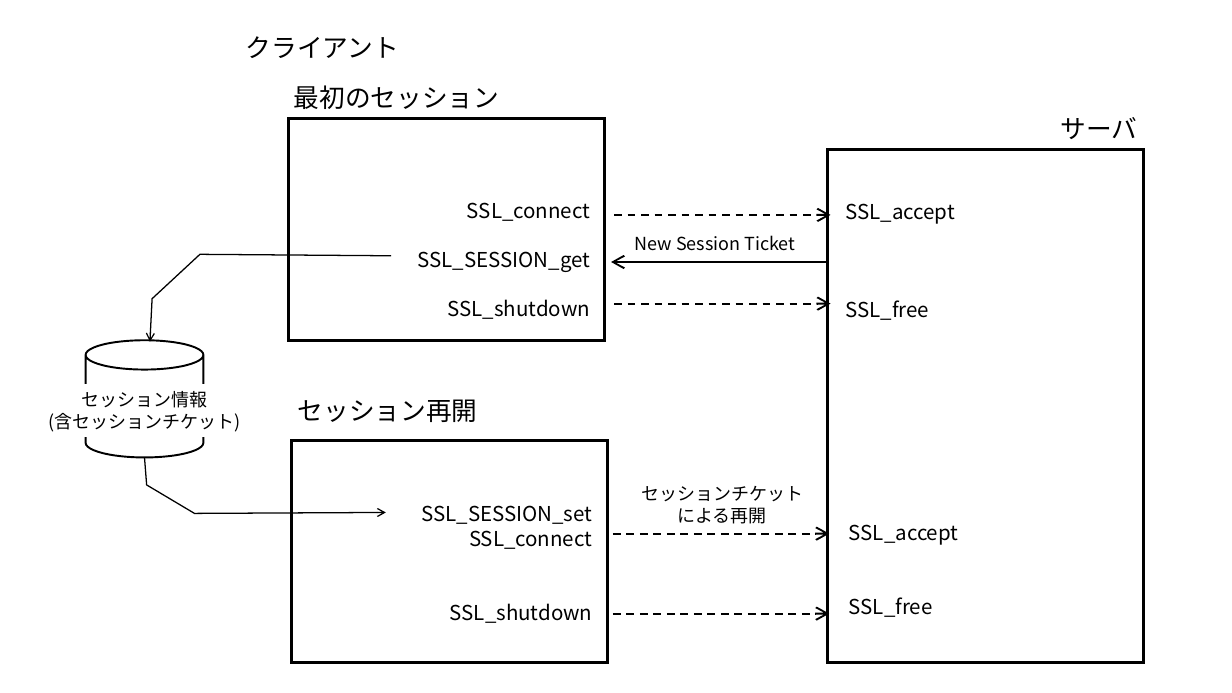
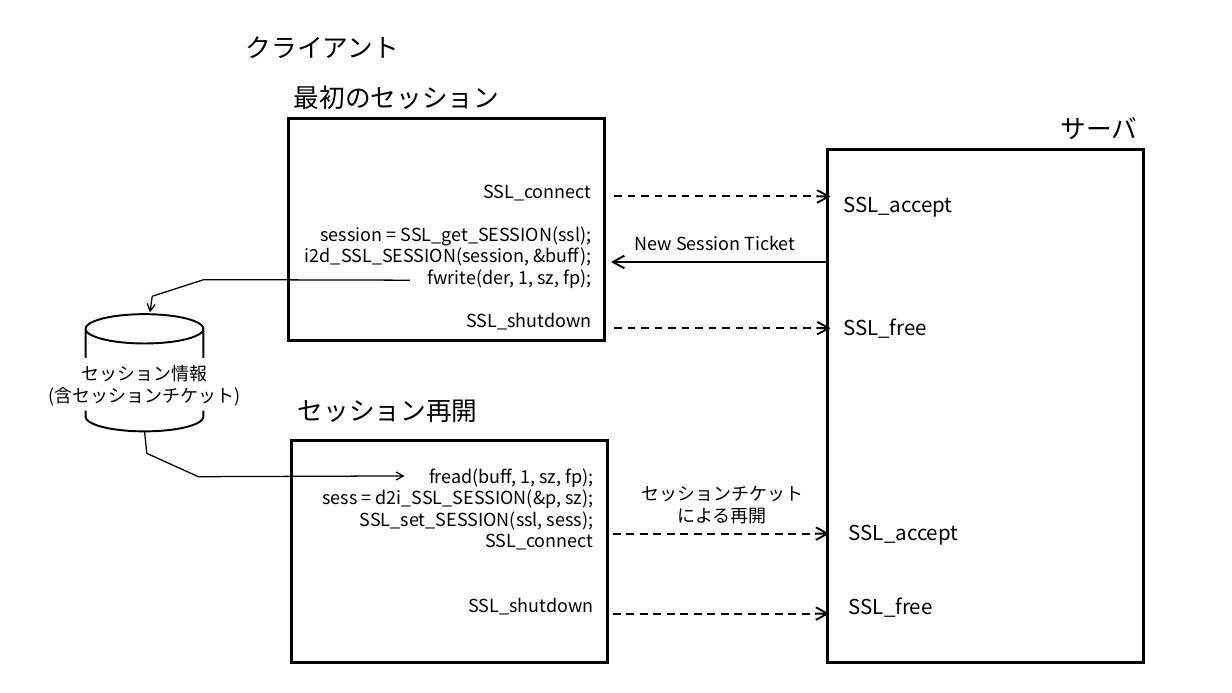
Before and after one commit to kojo1/TLSbook-en, a slide deck: slide 5 of Part2.Programming/Chapter6.TLSProtocol/Chapter6.Fig.pptx. Drawn at 1232x693 pixels with LibreOffice and Linux fonts; fonts in the diff are those of the drawing. Boxes give left, top, right and bottom in pixels: in the first picture for what was removed or moved away, otherwise in the second. Text is boxed around its words. In the diff, an @@ line names an element or a change of style, - is before the commit and + after.

```diff
--- a/Part2.Programming/Chapter6.TLSProtocol/Chapter6.Fig.pptx
+++ b/Part2.Programming/Chapter6.TLSProtocol/Chapter6.Fig.pptx
@@ text "SSL_connect": place and size @@
-text "SSL_connect" at (418,202,590,319)
+text "SSL_connect" at (305,184,592,330)
@@ text "SSL_accept" rewrapped from (845,203,954,320) to (843,196,952,338) @@
@@ text at (466,184,591,330): size 16 to 14 pt in "SSL_connect", "SSL_shutdown" @@
@@ arrow moved from (615, 215) - (831, 215) to (615, 197) - (831, 197) @@
@@ text at (305,226,592,288): text changed; size 16 to 14 pt @@
-SSL_SESSION_get
+session = SSL_get_SESSION(ssl);
+i2d_SSL_SESSION(session, &buff);
+fwrite(der, 1, sz, fp);
@@ freeform shape: place and size @@
-freeform shape at (150,254,391,341)
+freeform shape at (150,280,409,312)
@@ cylinder: place and size @@
-cylinder at (86,340,203,457)
+cylinder at (86,314,203,432)
@@ arrow moved from (615, 304) - (831, 304) to (615, 328) - (831, 328) @@
@@ text "セッション情報": place and size @@
-text "セッション情報" at (48,391,240,432)
+text "セッション情報" at (48,365,240,406)
@@ freeform shape: place and size @@
-freeform shape at (144,457,385,514)
+freeform shape at (144,431,404,477)
@@ text "fread(buff, 1, sz, fp);": place and size @@
-text "fread(buff, 1, sz, fp);" at (421,505,592,623)
+text "fread(buff, 1, sz, fp);" at (322,468,593,615)
@@ text at (322,468,593,530): text changed; size 16 to 14 pt @@
-SSL_SESSION_set
+fread(buff, 1, sz, fp);
+sess = d2i_SSL_SESSION(&p, sz);
+SSL_set_SESSION(ssl, sess);
@@ text at (468,529,593,615): size 16 to 14 pt in "SSL_connect", "SSL_shutdown" @@
```
Also in this commit, not shown: 1 other slide changed, 3 other files.
